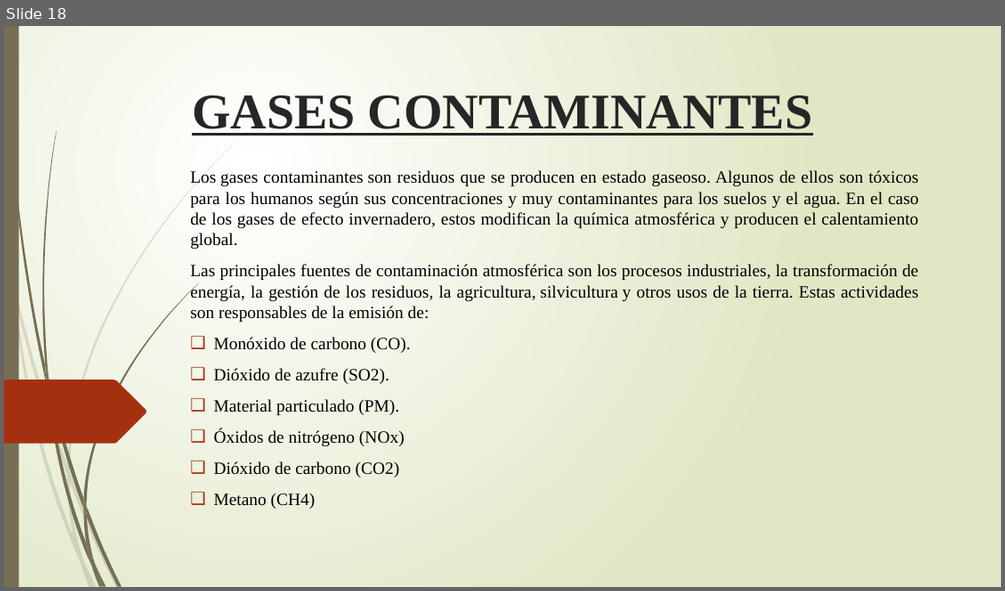
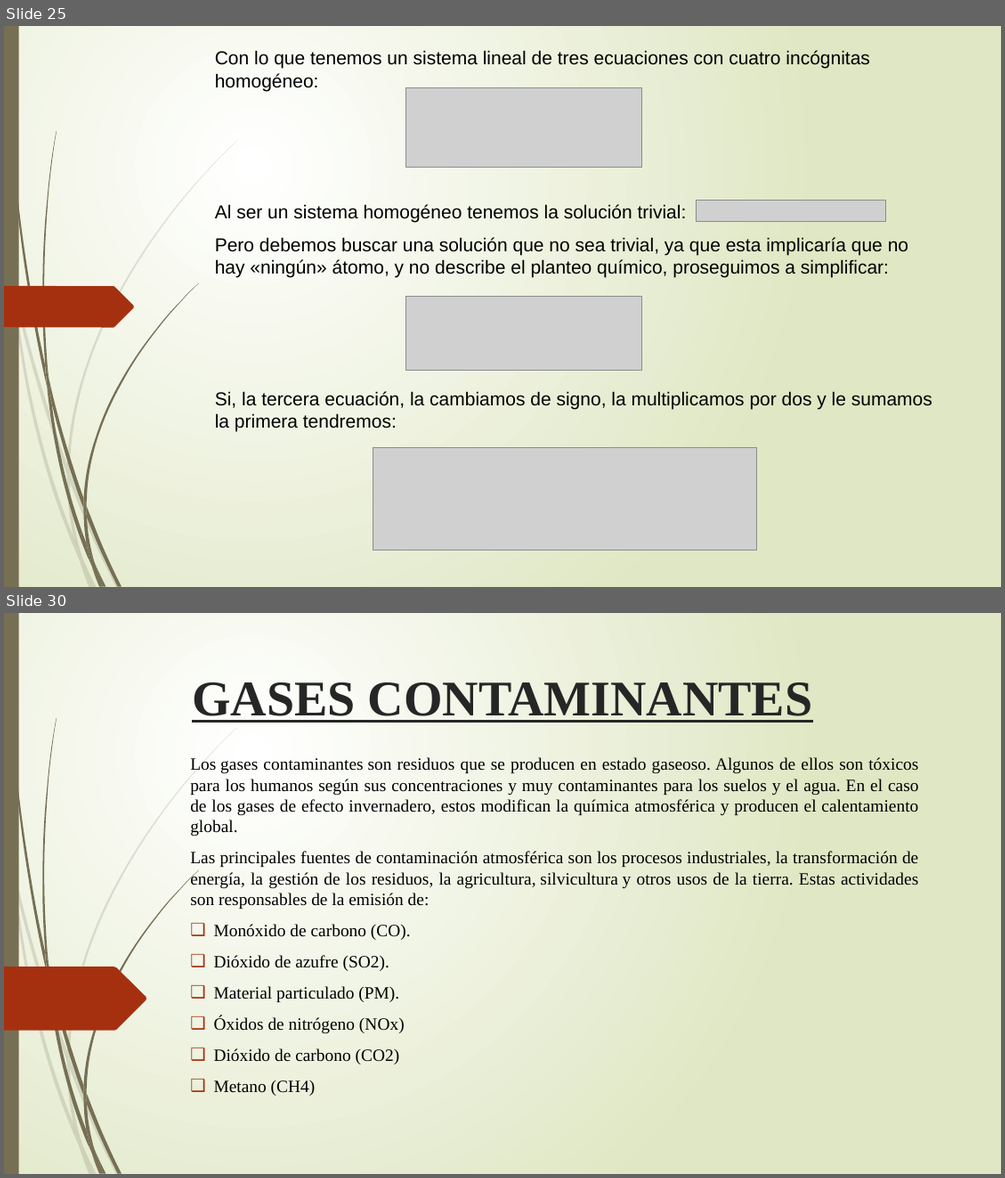
Before and after one commit to IvanRivera771/Documentos-GIT, a slide deck: Trabajo de Investigación Gases.pptx. Shown one above the other, each under a label of ours: slide 18 before the commit, slides 25 and 30 after it; the slides between them are not shown. The pictures are 1005x591 and 1005x1178 pixels, drawn with LibreOffice and Linux fonts; fonts in the diff are those of the drawing; grey boxes stand for pictures. Boxes give left, top, right and bottom in pixels: in the first picture for what was removed or moved away, otherwise in the second. Text is boxed around its words. In the diff, an @@ line names an element or a change of style, - is before the commit and + after.

```diff
--- a/Trabajo de Investigación Gases.pptx
+++ b/Trabajo de Investigación Gases.pptx
@@ slide 25 added at box(4, 26, 1001, 587), background gradient #FFFFFF to #DFE8C4; not listed: 23 template elements that a slide beside it also shows @@
@@ text added at box(215, 50, 932, 431), 18 pt, text #000000 @@
+Con lo que tenemos un sistema lineal de tres ecuaciones con cuatro incógnitas homogéneo:
+Al ser un sistema homogéneo tenemos la solución trivial:
+Pero debemos buscar una solución que no sea trivial, ya que esta implicaría que no hay «ningún» átomo, y no describe el planteo químico, proseguimos a simplificar:
+Si, la tercera ecuación, la cambiamos de signo, la multiplicamos por dos y le sumamos la primera tendremos:
@@ picture added at box(405, 87, 641, 167) @@
@@ picture added at box(696, 200, 886, 222) @@
@@ freeform shape added at box(4, 286, 134, 328), fill #A53010 @@
@@ picture added at box(405, 296, 641, 370) @@
@@ picture added at box(372, 448, 756, 549) @@
@@ what was slide 18 is now slide 30 @@
```
Also in this commit, not shown: 3 slides changed, 18 other slides added, 6 slides removed, 1 other file.
